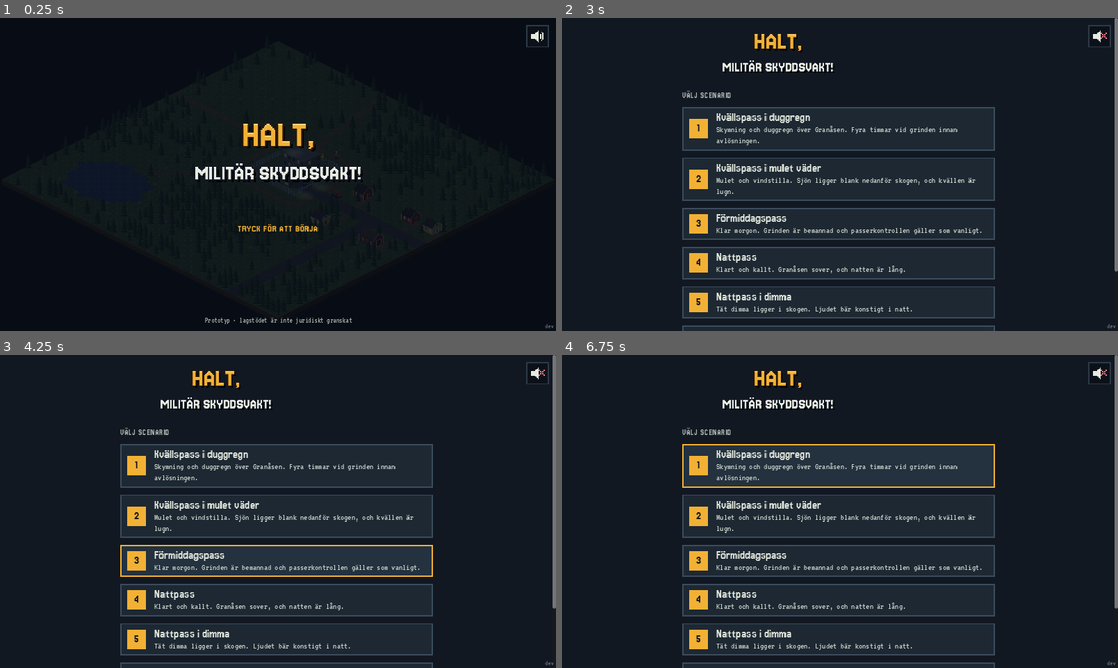
Above: before the commit, frames 1-4 (two rows, left to right).
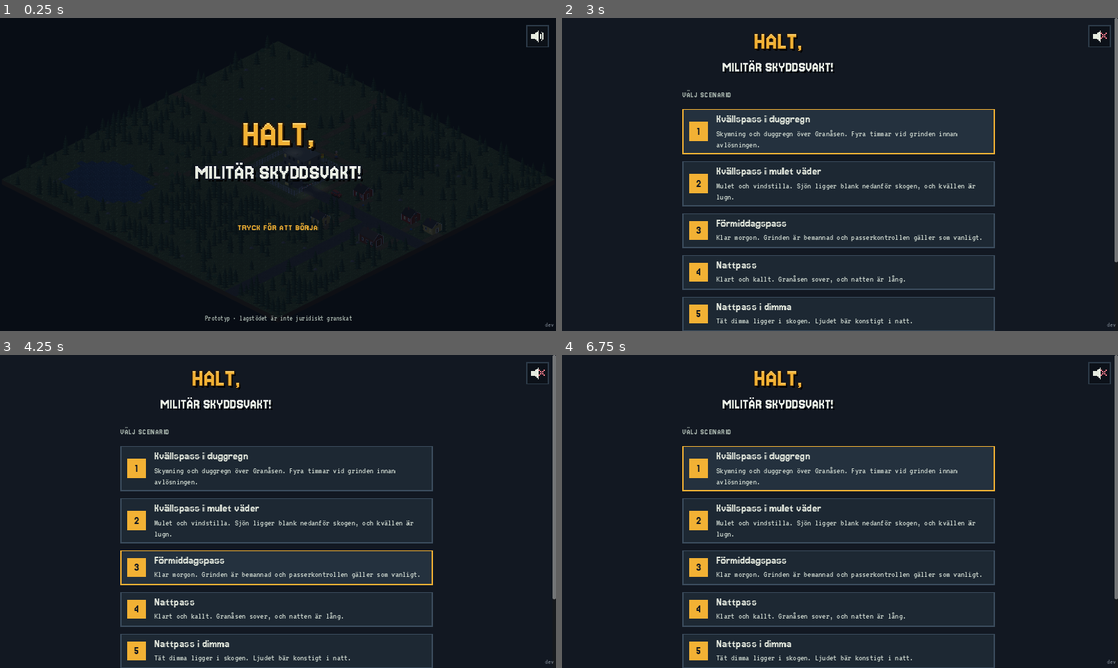
Above: after the commit, the same moments.

Repository: sulaco-hue/skyddsvakt
Game: Godot game, scene res://scenes/main.tscn
Same seed, same stepped clock (60 frames per second), same inputs: the game is played once before the commit and once after it.
Inputs (mouse positions are in pixels of both pictures, inside the frame that each line leads up to):
- Up to frame 1 (0.25 s): no input
- Up to frame 2 (3 s): click (1101, 36) at 0.5 s; click (1101, 36) at 1.25 s; click (1101, 36) at 2 s; tap Enter at 2.75 s; drag from (840, 174) to (895, 105) at 2.77 s
- Up to frame 3 (4.25 s): tap Space at 3.5 s; drag from (166, 527) to (250, 574) at 3.52 s
- Up to frame 4 (6.75 s): tap Enter at 4.25, 5.75 s; move the mouse to (895, 442) at 4.27 s; tap R at 4.35 s; click (895, 442) at 4.42 s; tap Space at 5, 6.02, 6.5 s; drag from (812, 574) to (673, 464) at 5.02 s; move the mouse to (1006, 558) at 5.77 s; tap I at 5.85 s; click (1006, 558) at 5.92 s; drag from (673, 464) to (756, 433) at 6.52 s

The runs differ from the first frame. In frame 1, 0.9% of the frame differs, in the area x 35-100%, y 33-100%; in frame 2, 9.1%; in frame 3, 11%, in the area x 21-100%, y 22-100%; in frame 4, 9.2%.

Commit message:
Slagsmålet: börjar vid stugan och drar nerför vägen, ryska repliker, varningsskott kan få folk att tvärstanna, offret går hem; smygaren tar alltid skylten
- Bråket startar vid stugan nära grinden, sedan springer de nerför vägen (lockar bort från objektet)
- Ryska repliker med kyrillisk text (Pixelify Sans som reservtypsnitt för kyrilliska tecken, OFL)
- Varningsskott: ibland stannar personen tvärt med händerna upp och reagerar kraftigt, drar sedan
- Offret som inte slogs ner muttrar och går in i stugan igen
- Smygaren fotograferar inte längre; han skruvar alltid ner skylten om han inte skräms iväg

Co-Authored-By: Claude Opus 5.5 <noreply@anthropic.com>
Claude-Session: https://claude.ai/code/session_01PWrrRnAUGCDbWAToA7Kxse

Diff:
--- a/data/kartor/granasen.json
+++ b/data/kartor/granasen.json
@@ -86,12 +86,12 @@
    51
   ],
   "slagsmal": [
-   39,
-   24
+   38,
+   23
   ],
   "slagsmal_flykt": [
-   50,
-   12
+   48,
+   36
   ],
   "smyg_start": [
    27,
@@ -124,6 +124,14 @@
   "stig_nord": [
    21,
    3
+  ],
+  "slagsmal_mal": [
+   42,
+   33
+  ],
+  "stuga_dorr": [
+   38,
+   22
   ]
  },
  "mark": [
--- a/data/scenarier/slagsmalet.json
+++ b/data/scenarier/slagsmalet.json
@@ -128,10 +128,7 @@
     }
   },
   "varianter": {
-    "kommentar": "Varianterna gäller smygaren (om han kommer): foto = fotograferar objektet, skylt = skruvar ner skyddsobjektsskylten och tar den.",
-    "foto": {
-      "fakta": {}
-    },
+    "kommentar": "Smygaren (om han kommer) skruvar alltid ner skyddsobjektsskylten och tar den – om han inte skräms iväg.",
     "skylt": {
       "fakta": {}
     }
@@ -196,34 +193,55 @@
         "DUNSS"
       ],
       "repliker_slass": [
-        "Din jävla…!",
-        "Vad sa du om henne?!",
-        "Kom igen då!",
-        "Jag ska krossa dig!",
-        "Släpp!"
+        "Ах ты, сволочь…!",
+        "Что ты сказал про неё?!",
+        "Давай, давай!",
+        "Я тебя убью!",
+        "Отпусти!"
       ],
       "repliker_offret": [
-        "Lägg av!",
-        "Aj! Sluta!",
-        "Det var inte jag!",
-        "Hjälp!"
+        "Хватит!",
+        "Ай! Перестань!",
+        "Это был не я!",
+        "Помогите!"
       ],
       "repliker_sparkar": [
-        "Ligg still!",
-        "Där fick du!",
-        "Ska du snacka nu?!"
-      ],
-      "kamrat": "Det slåss nere på vägen! Två snubbar – det ser rejält ut!",
+        "Лежи!",
+        "Получил?!",
+        "Ну что, поговорим теперь?!"
+      ],
+      "kamrat": "Bråk vid stugan! Två snubbar – de slåss!",
       "kamrat_nere": "Han slog ner honom! Han sparkar honom – i huvudet!",
       "kamrat_flyr": "Han sticker in i skogen!",
       "kamrat_skjuten_brakare": "Han ligger… Du sköt honom. Där. På vägen.",
       "kamrat_skjuten_smygare": "Va fan… du sköt honom? Han sprang ju bara!",
-      "brakare_flyr_halt": "Fan! Polisen!",
-      "brakare_flyr_skott": "SKJUTER DE?!",
-      "brakare_flyr_efter_sparkar": "Det där var för Linda!",
-      "offret_tack": "Tack… Han är helt dum i huvudet.",
+      "brakare_flyr_halt": "Чёрт! Полиция!",
+      "brakare_flyr_skott": "ОНИ СТРЕЛЯЮТ?!",
+      "brakare_flyr_efter_sparkar": "Это тебе за Лену!",
+      "offret_tack": "Спасибо… Он совсем больной.",
       "forsta_hjalpen_replik": "Ligg still. Hör du mig? Ambulansen är på väg.",
-      "missad_diskutera": "Ett slagsmål på vägen, tio meter utanför grinden. Hur kunde det gå obemärkt förbi?"
+      "missad_diskutera": "Ett slagsmål vid stugan alldeles intill grinden. Hur kunde det gå obemärkt förbi?",
+      "mal": "slagsmal_mal",
+      "brak_s": 3.5,
+      "fart_jakt": 40,
+      "chans_stanna_varningsskott": 0.5,
+      "stannar_s": 14,
+      "brakare_stannar": "НЕ СТРЕЛЯЙТЕ! Всё, всё – я не двигаюсь!",
+      "brakare_drar": "Я сваливаю!",
+      "repliker_brak": [
+        "Чего уставился?!",
+        "Выходи, давай!",
+        "Ты и я, сейчас!"
+      ],
+      "kamrat_jakt": "Nu springer de nerför vägen!",
+      "offret_springer": "Хватит! ХВАТИТ!",
+      "offret_skott": "Господи… они стреляют?!",
+      "hem": "stuga_dorr",
+      "offret_muttrar": [
+        "Идиот… Чёртов идиот.",
+        "Ну и вечер…",
+        "Всё, я домой."
+      ]
     },
     {
       "id": "2",
@@ -234,7 +252,6 @@
       "efter_s": 9,
       "npc": "smygaren",
       "varianter": [
-        "foto",
         "skylt"
       ],
       "mal": "skylt_ute",
@@ -256,16 +273,19 @@
       "kamrat": "Vänta… vid skylten! Det står någon vid staketet där borta!",
       "kamrat_skylt_borta": "Vänta… skylten. Skylten är borta! Någon har skruvat ner den!",
       "replik_flyr": "Skit!",
-      "missad_diskutera": "Medan ni tittade på slagsmålet var någon vid staketet. Var bråket en avledning? Vem höll uppsikt över objektet?"
+      "missad_diskutera": "Medan ni tittade på slagsmålet var någon vid staketet. Var bråket en avledning? Vem höll uppsikt över objektet?",
+      "chans_stanna_varningsskott": 0.5,
+      "stannar_s": 10,
+      "replik_stannar": "AAH! Skjut inte! Skjut inte!",
+      "replik_drar": "…"
     }
   ],
   "samband": [],
   "lagestext": {
     "fakta:skylt_stulen": "skyddsobjektsskylten vid norra staketet stulen, gärningsman mörkklädd man som sprang norrut",
-    "fakta:objekt_fotograferat": "mörkklädd man har fotograferat objektet vid norra staketet och sprungit norrut",
     "fakta:motpart_skjuten": "verkanseld avgiven, en man skadad",
-    "fakta:offret_nere": "misshandel på vägen öster om grinden, en man nedslagen och sparkad i huvudet, gärningsmannen sprang in i skogen",
-    "efter": "två män slåss på vägen öster om grinden",
+    "fakta:offret_nere": "misshandel på vägen sydost om grinden, en man nedslagen och sparkad i huvudet, gärningsmannen sprang in i skogen",
+    "efter": "två män slåss vid stugan öster om grinden, rör sig söderut längs vägen",
     "fore": "inga avvikelser vid grinden"
   },
   "radio": {
--- a/scripts/core/slagsmal.gd
+++ b/scripts/core/slagsmal.gd
@@ -16,11 +16,11 @@
 var h: Dictionary
 var smyg_h: Dictionary = {}
 
-## Lägen: vantar, slass, sparkar, flyr, borta, skjuten
+## Lägen: vantar, brak (vid stugan), jagar (nerför vägen), slass, sparkar, stannat, flyr, borta, skjuten
 var brakare_lage := "vantar"
 ## Lägen: slass, nere, staende
 var offret_lage := "slass"
-## Lägen: vantar, gar_dit, jobbar, flyr, borta, skjuten
+## Lägen: vantar, gar_dit, jobbar, stannat, flyr, borta, skjuten
 var smyg_lage := "vantar"
 var upptackt := false
 var smyg_upptackt := false
@@ -42,15 +42,16 @@
 	var o: Aktor = _offret()
 	var plats: Vector2i = main.varld.punkt(h.get("plats", "slagsmal"))
 	b.cell = plats
-	o.cell = plats + Vector2i(1, 0)
+	o.cell = plats + Vector2i(0, 1)
 	for n: Aktor in [b, o]:
 		n.stanna()
 		n.visible = true
 		n.vila_aktiv = false
 	b.vand_mot(o.global_position)
 	o.vand_mot(b.global_position)
-	brakare_lage = "slass"
-	_fas_t = randf_range(float(h.get("slass_min_s", 12)), float(h.get("slass_max_s", 18)))
+	# Det börjar med bråk vid stugan, nära oss; sedan drar de iväg nerför vägen.
+	brakare_lage = "brak"
+	_fas_t = float(h.get("brak_s", 3.5))
 	Spel.satt_fakta({"angrepp_pagar": true, "brott_pa_bar_garning": true})
 
 
@@ -83,10 +84,19 @@
 	if b == null or o == null:
 		return
 	# Upptäckt: bråket hörs och syns långt.
-	if not upptackt and brakare_lage in ["slass", "sparkar"]:
+	if not upptackt and brakare_lage in AKTIVA:
 		var avst: int = main.varld.avstand(main.varld.spelare.cell, b.cell)
 		if avst <= int(h.get("upptacks_avstand", 18)):
 			_upptack_slagsmal()
+	if brakare_lage == "brak":
+		_replik_t -= delta
+		if _replik_t <= 0.0 and main.hud.visible:
+			_replik_t = 1.6
+			main.hud.visa_bubbla(b, str((h.get("repliker_brak", ["Kom igen då!"]) as Array).pick_random()), 1.6)
+			main.hud.visa_ljud(o, "PUFF", 0.7, 30.0)
+		_fas_t -= delta
+		if _fas_t <= 0.0:
+			_borja_jakt()
 	if brakare_lage in ["slass", "sparkar"]:
 		_slag_t -= delta
 		if _slag_t <= 0.0:
@@ -111,6 +121,38 @@
 	_uppdatera_fakta()
 
 
+const AKTIVA := ["brak", "jagar", "slass", "sparkar"]
+
+
+## Offret springer nerför vägen och bråkaren efter – bort från skyddsobjektet.
+func _borja_jakt() -> void:
+	var b := _brakare()
+	var o := _offret()
+	brakare_lage = "jagar"
+	var mal: Vector2i = main.varld.punkt(h.get("mal", "slagsmal_mal"))
+	o.hastighet = float(h.get("fart_jakt", 40))
+	b.hastighet = float(h.get("fart_jakt", 40)) * 0.95
+	o.framme.connect(_framme_nerfor, CONNECT_ONE_SHOT)
+	main.varld.flytta_npc(str(h.get("offer", "offret")), mal)
+	main.varld.flytta_npc(str(h.get("brakare", "brakaren")), mal + Vector2i(0, -1))
+	if main.hud.visible:
+		main.hud.visa_bubbla(o, str(h.get("offret_springer", "Lägg av! LÄGG AV!")), 2.0)
+	if upptackt:
+		main.get_tree().create_timer(1.0).timeout.connect(main._kamrat_sager.bind(str(h.get("kamrat_jakt", ""))))
+
+
+func _framme_nerfor() -> void:
+	if brakare_lage != "jagar":
+		return
+	var b := _brakare()
+	var o := _offret()
+	b.stanna()
+	o.vand_mot(b.global_position)
+	b.vand_mot(o.global_position)
+	brakare_lage = "slass"
+	_fas_t = randf_range(float(h.get("slass_min_s", 12)), float(h.get("slass_max_s", 18)))
+
+
 func _slag(b: Aktor, o: Aktor) -> void:
 	var mal: Aktor = o if brakare_lage == "sparkar" or randf() < 0.65 else b
 	var ljud: Array = h.get("ljud_sparkar" if brakare_lage == "sparkar" else "ljud_slag", ["SMACK"])
@@ -161,8 +203,12 @@
 	if brakare_lage in ["flyr", "borta", "skjuten"]:
 		return
 	var b := _brakare()
-	var stoppad_tidigt := brakare_lage == "slass"
+	var stoppad_tidigt := brakare_lage in ["brak", "jagar", "slass"] or (brakare_lage == "stannat" and offret_lage != "nere")
+	if brakare_lage == "stannat":
+		main.varld.byt_bilder(b, "yxman_utan")
+		b.vaxla_still = false
 	brakare_lage = "flyr"
+	_offret().stanna()
 	Spel.satt_fakta({"angrepp_pagar": false, "angrepp_overhangande": false, "angrepp_pagar_ej": true})
 	b.hastighet = float(h.get("fart_flykt", 46))
 	var replik := str(h.get("brakare_flyr_" + orsak, h.get("brakare_flyr", "")))
@@ -176,10 +222,29 @@
 		main.get_tree().create_timer(1.6).timeout.connect(func() -> void:
 			if main.hud.visible:
 				main.hud.visa_bubbla(o, str(h.get("offret_tack", "")), 3.0))
+		# Han muttrar och går in i stugan igen i stället för att bli stående på vägen.
+		main.get_tree().create_timer(5.0).timeout.connect(_offret_gar_in)
 	b.framme.connect(_brakare_borta, CONNECT_ONE_SHOT)
 	main.varld.flytta_npc(str(h.get("brakare", "brakaren")), main.varld.punkt(h.get("flykt", "kant_nordost")))
 	if upptackt:
 		main.get_tree().create_timer(1.4).timeout.connect(main._kamrat_sager.bind(str(h.get("kamrat_flyr", ""))))
+	visa_knappar()
+
+
+func _offret_gar_in() -> void:
+	if offret_lage != "staende":
+		return
+	var o := _offret()
+	offret_lage = "gar_in"
+	o.hastighet = 26.0
+	if main.hud.visible:
+		main.hud.visa_bubbla(o, str((h.get("offret_muttrar", ["…"]) as Array).pick_random()), 2.5)
+	o.framme.connect(func() -> void:
+		if offret_lage == "gar_in":
+			offret_lage = "inne"
+			o.visible = false
+			visa_knappar(), CONNECT_ONE_SHOT)
+	main.varld.flytta_npc(str(h.get("offer", "offret")), main.varld.punkt(h.get("hem", "stuga_dorr")))
 	visa_knappar()
 
 
@@ -199,9 +264,9 @@
 	if _aktuellt_mal() != "brakare":
 		return
 	Spel.satt_fakta({
-		"angrepp_pagar": brakare_lage in ["slass", "sparkar"],
-		"angrepp_pagar_ej": not brakare_lage in ["slass", "sparkar"],
-		"angrepp_overhangande": brakare_lage in ["slass", "sparkar"],
+		"angrepp_pagar": brakare_lage in AKTIVA,
+		"angrepp_pagar_ej": not brakare_lage in AKTIVA,
+		"angrepp_overhangande": brakare_lage in AKTIVA,
 		"hot_svarare_vald": brakare_lage == "sparkar",
 	})
 
@@ -266,6 +331,8 @@
 		return
 	var n := _smygaren()
 	var tidigt := smyg_lage != "jobbar" or _jobb_t > 0.0
+	if orsak == "drar":
+		tidigt = false
 	if smyg_lage == "jobbar" and orsak != "klar" and Spel.variant == "skylt":
 		Spel.satt_fakta({"skylt_raddad": true})
 	smyg_lage = "flyr"
@@ -295,9 +362,9 @@
 ## Det hot som är närmast spelaren: "brakare", "smygare" eller "".
 func _aktuellt_mal() -> String:
 	var kandidater: Array = []
-	if upptackt and brakare_lage in ["slass", "sparkar", "flyr"]:
+	if upptackt and brakare_lage in AKTIVA + ["stannat", "flyr"]:
 		kandidater.append(["brakare", _brakare()])
-	if smyg_upptackt and smyg_lage in ["gar_dit", "jobbar", "flyr"]:
+	if smyg_upptackt and smyg_lage in ["gar_dit", "jobbar", "stannat", "flyr"]:
 		kandidater.append(["smygare", _smygaren()])
 	var basta := ""
 	var minst := 9999
@@ -355,9 +422,9 @@
 	Spel.utfor("halt_order", "Ropade: ”Halt! Militär skyddsvakt! Halt eller jag skjuter skarpt!”" +
 		(" (mot mannen vid skylten)" if mal == "smygare" else " (mot slagsmålet)" if mal == "brakare" else ""))
 	main.hud.visa_bubbla(main.varld.spelare, "HALT! MILITÄR SKYDDSVAKT! HALT ELLER JAG SKJUTER SKARPT!", 3.5)
-	if mal == "brakare" and brakare_lage in ["slass", "sparkar"]:
+	if mal == "brakare" and brakare_lage in AKTIVA:
 		main.get_tree().create_timer(1.2).timeout.connect(_flyr.bind("halt"))
-	elif mal == "smygare":
+	elif mal == "smygare" and smyg_lage in ["gar_dit", "jobbar"]:
 		main.get_tree().create_timer(0.9).timeout.connect(_smygare_flyr.bind("halt"))
 
 
@@ -368,10 +435,64 @@
 	Spel.utfor("varningsskott", "Avlossade varningsskott" +
 		(" mot mannen vid skylten" if mal == "smygare" else " mot slagsmålet på vägen"))
 	main._skott(1)
-	if mal == "brakare":
-		main.get_tree().create_timer(0.6).timeout.connect(_flyr.bind("skott"))
-	else:
-		main.get_tree().create_timer(0.5).timeout.connect(_smygare_flyr.bind("skott"))
+	# Ibland stannar de tvärt (och reagerar kraftigt), annars springer de.
+	if mal == "brakare" and brakare_lage in AKTIVA:
+		if randf() < float(h.get("chans_stanna_varningsskott", 0.5)):
+			main.get_tree().create_timer(0.5).timeout.connect(_brakare_stannar)
+		else:
+			main.get_tree().create_timer(0.6).timeout.connect(_flyr.bind("skott"))
+	elif mal == "smygare" and smyg_lage in ["gar_dit", "jobbar"]:
+		if randf() < float(smyg_h.get("chans_stanna_varningsskott", 0.5)):
+			main.get_tree().create_timer(0.4).timeout.connect(_smygare_stannar)
+		else:
+			main.get_tree().create_timer(0.5).timeout.connect(_smygare_flyr.bind("skott"))
+	visa_knappar()
+
+
+## Varningsskottet fick honom att tvärstanna: händerna upp, skräckslagen.
+func _brakare_stannar() -> void:
+	if not brakare_lage in AKTIVA:
+		return
+	var b := _brakare()
+	var o := _offret()
+	brakare_lage = "stannat"
+	b.stanna()
+	o.stanna()
+	b.vaxla_still = true
+	main.varld.byt_bilder(b, "yxman_upp")
+	Spel.satt_fakta({"angrepp_pagar": false, "angrepp_overhangande": false, "angrepp_pagar_ej": true,
+		"motpart_gett_upp": true})
+	if main.hud.visible:
+		main.hud.visa_bubbla(b, str(h.get("brakare_stannar", "SKJUT INTE!")), 3.5)
+		if offret_lage != "nere":
+			main.get_tree().create_timer(2.0).timeout.connect(func() -> void:
+				if main.hud.visible:
+					main.hud.visa_bubbla(o, str(h.get("offret_skott", "Herregud… skjuter de?!")), 2.5))
+	main.get_tree().create_timer(2.2).timeout.connect(main._kamrat_sager.bind(str(h.get("kamrat_stannat", "Han stannade. Händerna upp!"))))
+	# En stund senare tar han chansen och drar.
+	main.get_tree().create_timer(float(h.get("stannar_s", 14))).timeout.connect(func() -> void:
+		if brakare_lage == "stannat":
+			if main.hud.visible:
+				main.hud.visa_bubbla(b, str(h.get("brakare_drar", "Jag drar!")), 2.0)
+			_flyr("drar"))
+	visa_knappar()
+
+
+func _smygare_stannar() -> void:
+	if not smyg_lage in ["gar_dit", "jobbar"]:
+		return
+	var n := _smygaren()
+	if smyg_lage == "jobbar":
+		Spel.satt_fakta({"skylt_raddad": true})
+	smyg_lage = "stannat"
+	n.stanna()
+	if main._upptackt.get("nod") == n:
+		main._upptackt = {}
+	if main.hud.visible:
+		main.hud.visa_bubbla(n, str(smyg_h.get("replik_stannar", "SKJUT INTE!")), 3.5)
+	main.get_tree().create_timer(float(smyg_h.get("stannar_s", 10))).timeout.connect(func() -> void:
+		if smyg_lage == "stannat":
+			_smygare_flyr("drar"))
 	visa_knappar()
 
 
@@ -394,6 +515,8 @@
 	if mal == "brakare":
 		brakare_lage = "skjuten"
 	else:
+		if smyg_lage == "jobbar" and _jobb_t > 0.0:
+			Spel.satt_fakta({"skylt_raddad": true})
 		smyg_lage = "skjuten"
 	n.stanna()
 	n.vaxla_still = true
--- a/scripts/ui/ui_kit.gd
+++ b/scripts/ui/ui_kit.gd
@@ -36,12 +36,24 @@
 static func brodfont() -> Font:
 	if _brod == null:
 		_brod = load("res://assets/fonts/VT323-Regular.ttf")
+		_lagg_fallback(_brod)
 	return _brod
+
+
+## Kyrilliska tecken (t.ex. ryska repliker) finns inte i pixeltypsnitten;
+## Pixelify Sans tar dem (webbversionen har inga systemtypsnitt att falla tillbaka på).
+static func _lagg_fallback(f: Font) -> void:
+	var fb: Font = load("res://assets/fonts/PixelifySans.ttf")
+	if fb and not f.fallbacks.has(fb):
+		var lista := f.fallbacks.duplicate()
+		lista.append(fb)
+		f.fallbacks = lista
 
 
 static func rubrikfont(spatierad := false) -> Font:
 	if _rubrik == null:
 		var bas: Font = load("res://assets/fonts/Jersey15-Regular.ttf")
+		_lagg_fallback(bas)
 		_rubrik = bas
 		var fv := FontVariation.new()
 		fv.base_font = bas
--- a/tester/kontroll.gd
+++ b/tester/kontroll.gd
@@ -572,13 +572,13 @@
 			main.call("_pa_situation", "halt")
 			await _vanta(0.5)
 			main.call("_pa_situation", "varningsskott")
-			if not await _vanta_tills(func() -> bool: return sm.brakare_lage in ["flyr", "borta"], 10.0):
-				_fel("bråkaren flydde inte efter halt-order")
+			if not await _vanta_tills(func() -> bool: return sm.brakare_lage in ["flyr", "borta", "stannat"], 10.0):
+				_fel("bråkaren varken flydde eller stannade efter halt och varningsskott")
 			else:
-				_ok("bråkaren flyr efter halt-order (offret: %s)" % sm.offret_lage)
+				_ok("bråkaren efter halt + varningsskott: %s (offret: %s)" % [sm.brakare_lage, sm.offret_lage])
 			await _avsluta_yxmannen(main, {"halt_order": "ok", "varningsskott": "bad"})
 		"lamnar":
-			main.varld.ga_till(main.varld.punkt("slagsmal") + Vector2i(-1, 0))
+			main.varld.ga_till(main.varld.punkt("slagsmal_mal") + Vector2i(-1, 0))
 			if not await _vanta_tills(func() -> bool: return Spel.logg.any(func(p: Dictionary) -> bool:
 					return p.get("handling", "") == "lamnade_posten"), 40.0):
 				_fel("att båda lämnade posten registrerades inte")
Not shown, added: assets/fonts/OFL-PixelifySans.txt
Binary file added: assets/fonts/PixelifySans.ttf
